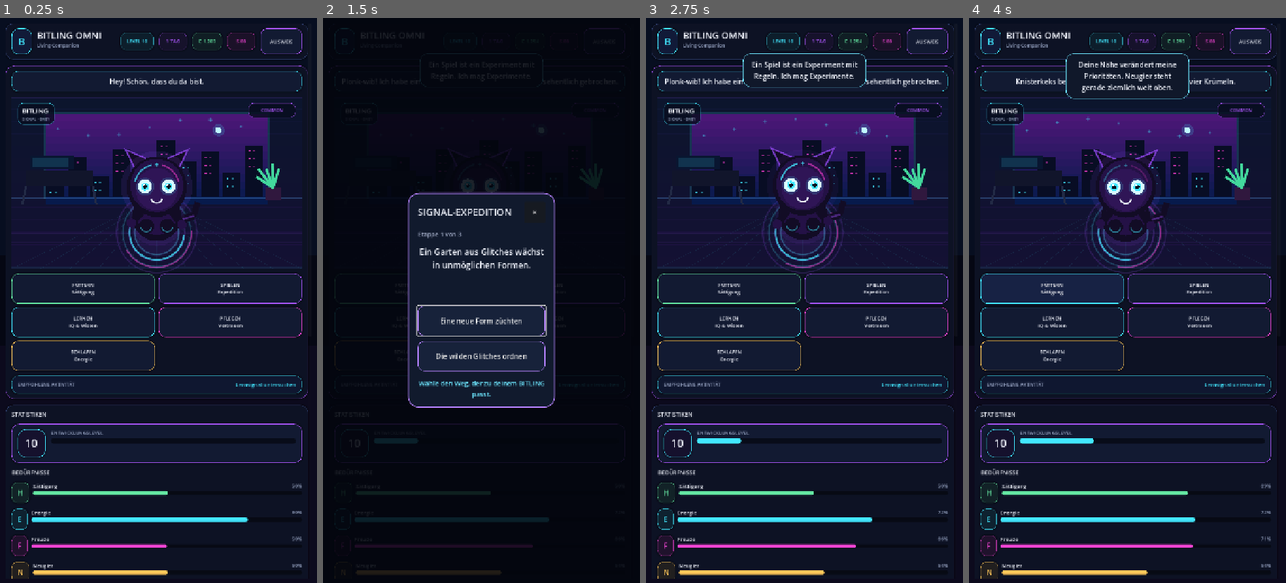
Above: before the commit, frames 1-4 (left to right).
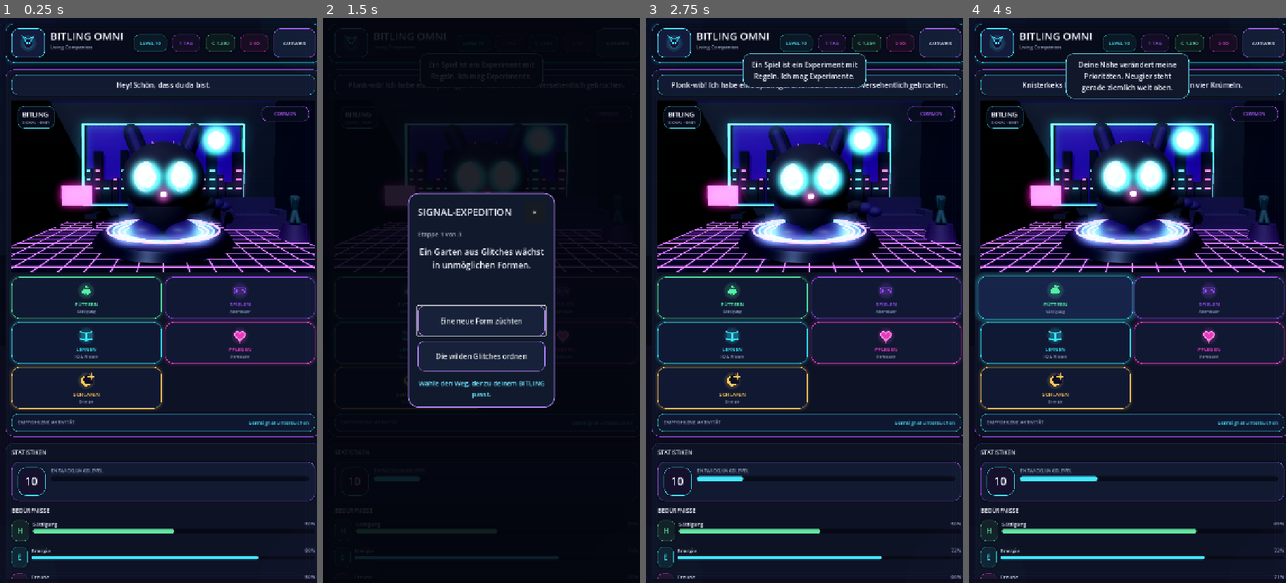
Above: after the commit, the same moments.

Repository: Cyberpunk2088/Bitling
Game: Godot game, scene res://main.tscn
Same seed, same stepped clock (60 frames per second), same inputs: the game is played once before the commit and once after it.
Inputs (mouse positions are in pixels of both pictures, inside the frame that each line leads up to; where the layout moved, square brackets give the same spot in the first picture):
- Up to frame 1 (0.25 s): no input
- Up to frame 2 (1.5 s): click (563, 300) [554, 289] at 0.5 s; click (563, 300) [554, 289] at 1.25 s
- Up to frame 3 (2.75 s): click "×" at 2 s
- Up to frame 4 (4 s): click "AUSWEIS" at 2.75 s; click (1054, 300) [1051, 289] at 3.5 s

The runs differ from the first frame. In frame 1, 34% of the frame differs, in the area x 1-100%, y 1-100%; in frame 2, 4.3%; in frame 3, 34%; in frame 4, 35%.

Commit message:
Activate production 3D visual director

Diff:
--- a/main.tscn
+++ b/main.tscn
@@ -6,9 +6,13 @@
 [ext_resource type="Script" path="res://scripts/ui/stage_identity_badge.gd" id="4_badge"]
 [ext_resource type="Script" path="res://scripts/ui/quest_localization_adapter.gd" id="5_quests"]
 [ext_resource type="Script" path="res://scripts/ui/stage_frame_budget.gd" id="6_budget"]
+[ext_resource type="Script" path="res://scripts/ui/metafinal_visual_director.gd" id="7_metafinal"]
 
 [node name="Main" type="Node"]
 script = ExtResource("1_dashboard")
+
+[node name="MetafinalVisualDirector" type="Node" parent="."]
+script = ExtResource("7_metafinal")
 
 [node name="ProfileLauncherGuard" type="Node" parent="."]
 script = ExtResource("2_guard")
Not shown: 1 places in main.tscn that only renumber resources
